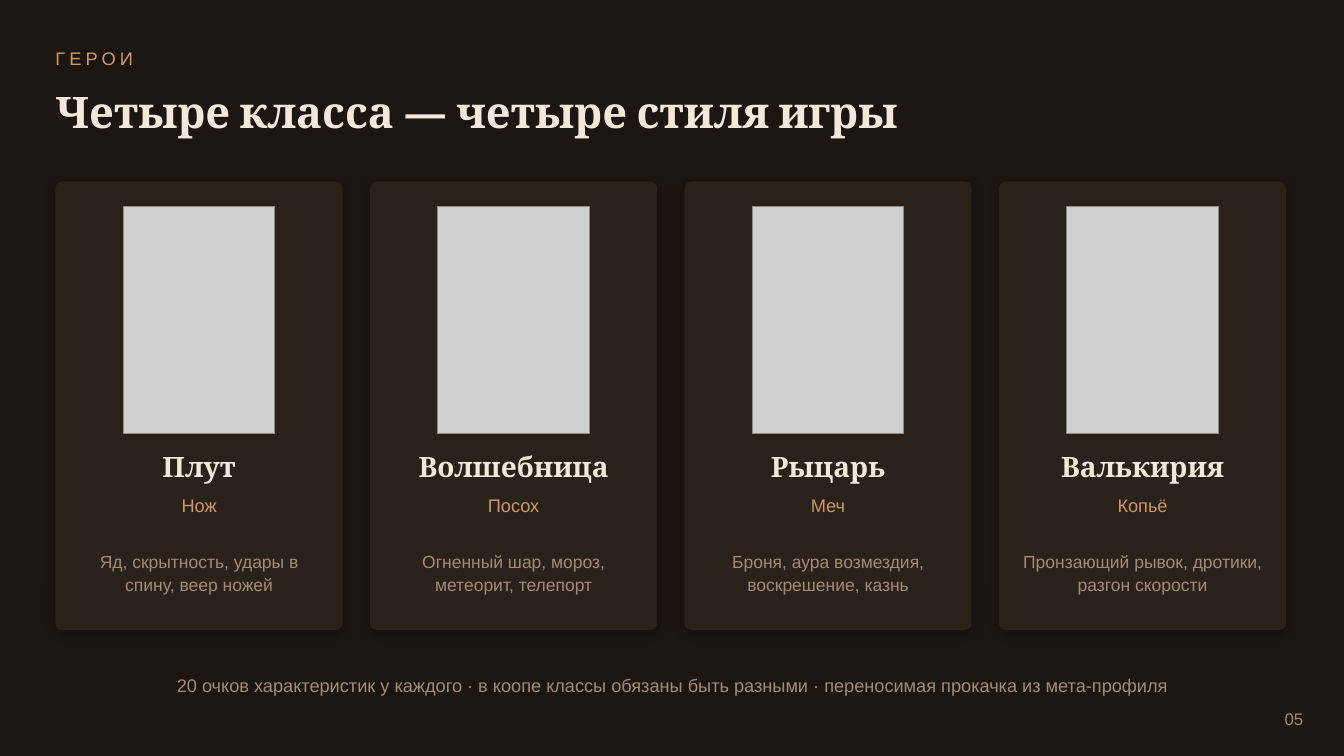
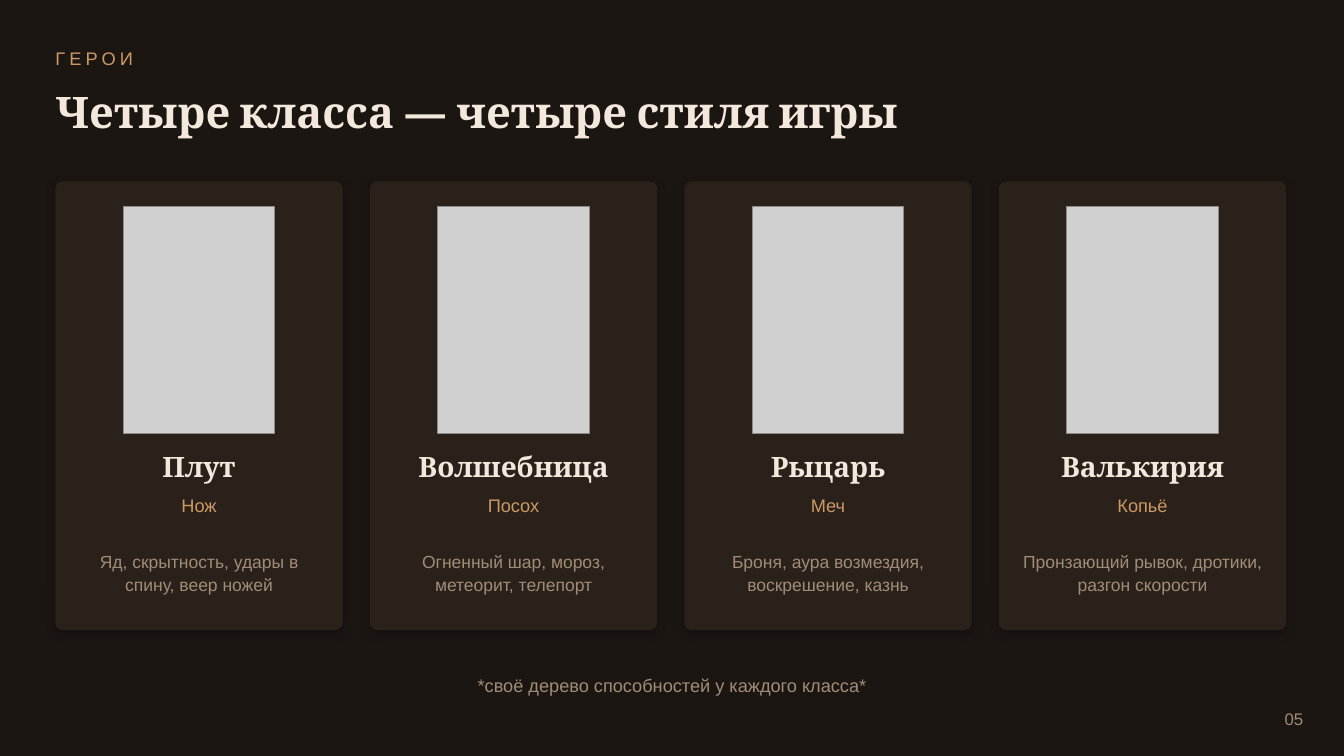
Before and after one commit to elcarer/immersion, a slide deck: slide 5 of PRESENTATION.pptx. Drawn at 1344x756 pixels with LibreOffice and Linux fonts; fonts in the diff are those of the drawing; grey boxes stand for pictures. Boxes give left, top, right and bottom in pixels: in the first picture for what was removed or moved away, otherwise in the second. Text is boxed around its words. In the diff, an @@ line names an element or a change of style, - is before the commit and + after.

```diff
--- a/PRESENTATION.pptx
+++ b/PRESENTATION.pptx
@@ text at (478, 678, 866, 696): text changed @@
-20 очков характеристик у каждого · в коопе классы обязаны быть разными · переносимая прокачка из мета-профиля
+*своё дерево способностей у каждого класса*
```
Also in this commit, not shown: 9 other slides changed, 5 slides removed, 40 other files.
